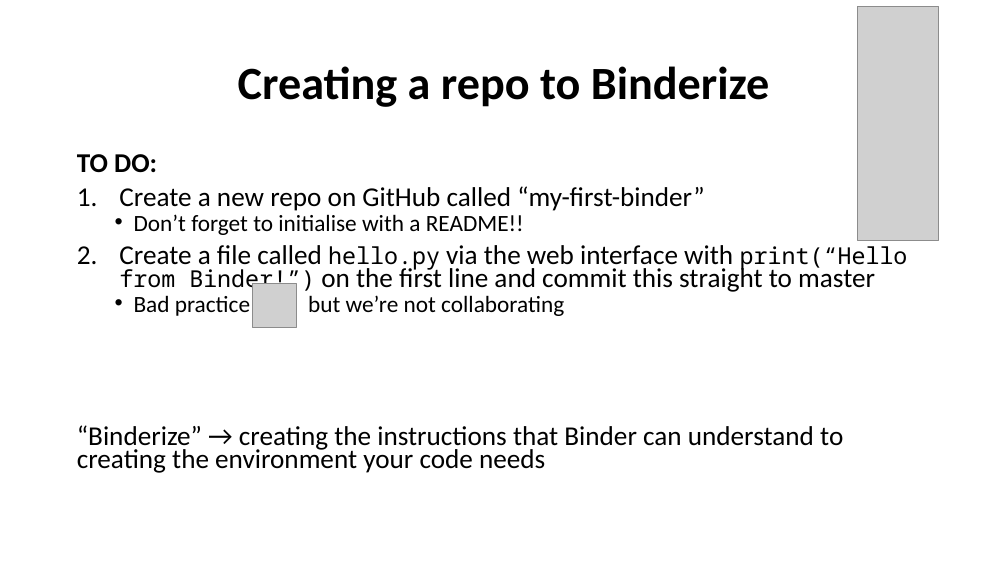
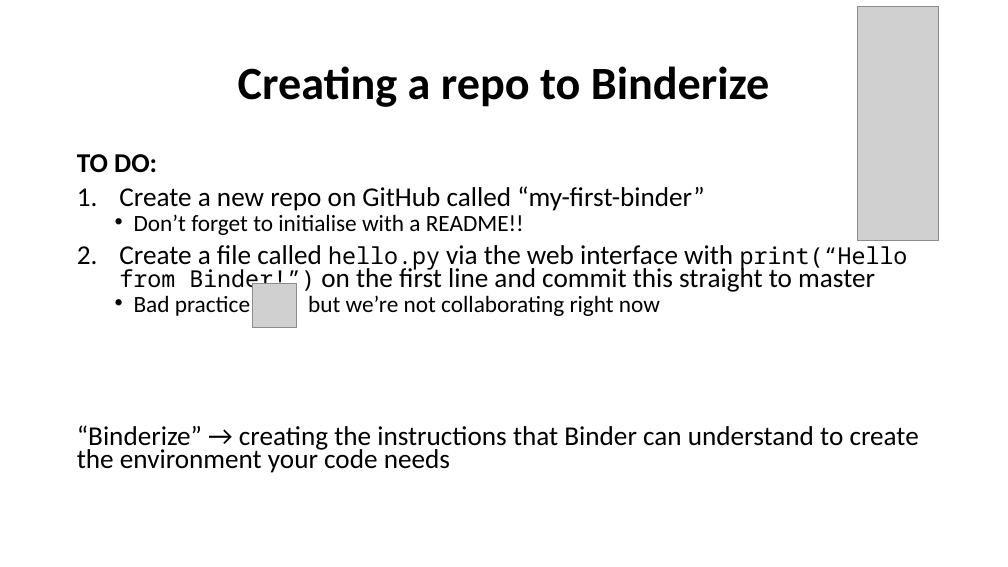
Before and after one commit to the-turing-way/the-turing-way, a slide deck: slide 4 of workshops/boost-research-reproducibility-binder/workshop-presentations/zero_to_binder.pptx. Drawn at 1008x567 pixels with LibreOffice and Linux fonts; fonts in the diff are those of the drawing; grey boxes stand for pictures. Boxes give left, top, right and bottom in pixels: in the first picture for what was removed or moved away, otherwise in the second. Text is boxed around its words. In the diff, an @@ line names an element or a change of style, - is before the commit and + after.

Commit message:
Update Zero-to-Binder ppt pres
Add code-along slides to pin dependencies, play with notebooks,
share the binder link and launch JupyterLab

```diff
--- a/workshops/boost-research-reproducibility-binder/workshop-presentations/zero_to_binder.pptx
+++ b/workshops/boost-research-reproducibility-binder/workshop-presentations/zero_to_binder.pptx
@@ text at (77,295,919,473): text changed @@
-  • Bad practice but we’re not collaborating
-“Binderize” → creating the instructions that Binder can understand to creating the environment your code needs
+  • Bad practice but we’re not collaborating right now
+“Binderize” → creating the instructions that Binder can understand to create the environment your code needs
```
Also in this commit, not shown: 5 slides added.
